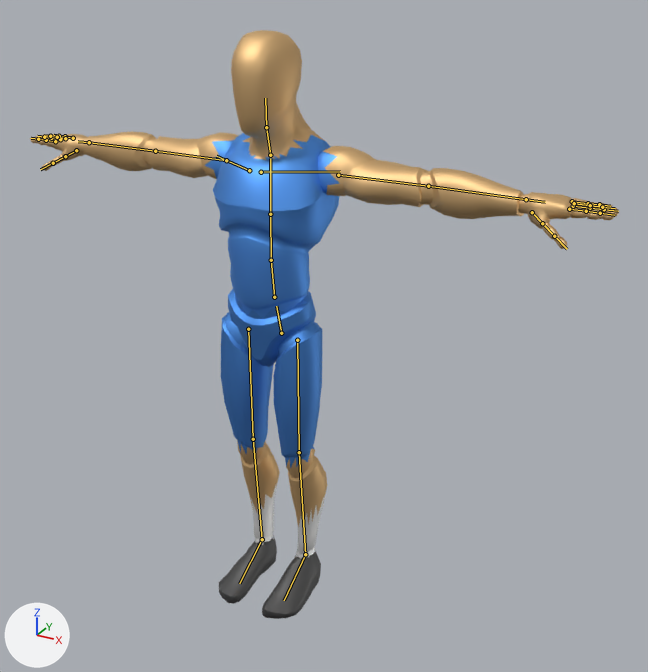
Renders of the glTF model player.glb from each side of a commit.
Before and after are seen from a 50 mm camera at (1.37, -2.17, 2.05) aimed at (0.19, -0.01, 0.97). Every picture has the same lights, and +X, +Y and +Z are marked at lower left. The older version comes first. The bones that change, and the others that lie on the model, are drawn over the model as lines.

Names of what the first picture shows: 'Mannequin'.
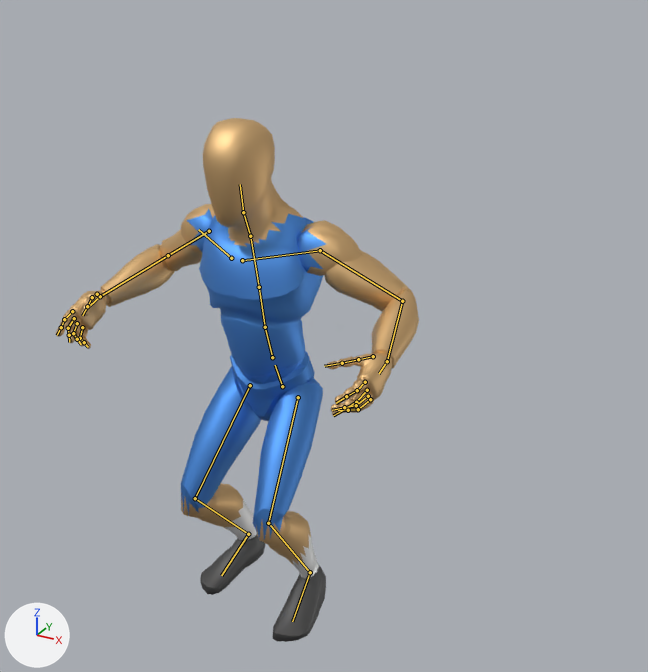
The newer file adds an action. The first version stands in its rest pose; the second is drawn at frame 0 of the action 'slide'.

Location of each change, [x1, y1, x2, y2] in pixels of the pictures (648 x 672 px):
'Mannequin', posed (38% narrower, 11% shorter)
    before: [30, 30, 619, 619]
    after: [56, 118, 419, 642]
bone 'DEF-hips', root to tip
    before: (281, 333) to (276, 306)
    after: (282, 386) to (275, 365)
bone 'DEF-spine.001', root to tip
    before: (274, 297) to (271, 260)
    after: (272, 357) to (265, 327)
bone 'DEF-spine.002', root to tip
    before: (271, 260) to (270, 214)
    after: (265, 327) to (259, 287)
bone 'DEF-spine.003', root to tip
    before: (270, 214) to (270, 158)
    after: (259, 287) to (251, 239)
bone 'DEF-neck', root to tip
    before: (270, 155) to (266, 127)
    after: (250, 236) to (243, 212)
bone 'DEF-head', root to tip
    before: (266, 127) to (265, 98)
    after: (243, 212) to (240, 184)
bone 'DEF-upper_arm.L', root to tip
    before: (338, 175) to (428, 186)
    after: (320, 250) to (402, 301)
bone 'DEF-forearm.L', root to tip
    before: (428, 186) to (526, 199)
    after: (402, 301) to (387, 361)
bone 'DEF-hand.L', root to tip
    before: (526, 199) to (545, 202)
    after: (387, 361) to (379, 373)
bone 'DEF-f_index.01.L', root to tip
    before: (569, 209) to (586, 211)
    after: (365, 382) to (357, 390)
bone 'DEF-f_index.02.L', root to tip
    before: (586, 211) to (600, 213)
    after: (357, 390) to (346, 396)
bone 'DEF-f_middle.01.L', root to tip
    before: (573, 206) to (590, 208)
    after: (367, 390) to (356, 402)
bone 'DEF-f_middle.02.L', root to tip
    before: (590, 208) to (604, 209)
    after: (356, 402) to (345, 409)
bone 'DEF-f_pinky.01.L', root to tip
    before: (572, 201) to (588, 203)
    after: (370, 399) to (358, 409)
bone 'DEF-f_pinky.02.L', root to tip
    before: (588, 203) to (599, 204)
    after: (358, 409) to (348, 410)
bone 'DEF-f_ring.01.L', root to tip
    before: (574, 203) to (590, 205)
    after: (368, 396) to (356, 405)
bone 'DEF-f_ring.02.L', root to tip
    before: (590, 205) to (602, 207)
    after: (356, 405) to (344, 407)
bone 'DEF-thumb.01.L', root to tip
    before: (532, 212) to (542, 223)
    after: (373, 356) to (358, 359)
bone 'DEF-upper_arm.R', root to tip
    before: (226, 160) to (155, 151)
    after: (209, 231) to (168, 255)
bone 'DEF-forearm.R', root to tip
    before: (155, 151) to (89, 142)
    after: (168, 255) to (100, 296)
bone 'DEF-hand.R', root to tip
    before: (89, 142) to (78, 141)
    after: (100, 296) to (90, 305)
bone 'DEF-f_index.01.R', root to tip
    before: (55, 141) to (46, 140)
    after: (72, 311) to (64, 319)
bone 'DEF-f_index.02.R', root to tip
    before: (46, 140) to (38, 139)
    after: (64, 319) to (61, 327)
bone 'DEF-f_middle.01.R', root to tip
    before: (60, 139) to (51, 138)
    after: (74, 318) to (68, 328)
bone 'DEF-f_middle.02.R', root to tip
    before: (51, 138) to (44, 137)
    after: (68, 328) to (69, 335)
bone 'DEF-f_pinky.01.R', root to tip
    before: (73, 138) to (65, 136)
    after: (82, 327) to (80, 338)
bone 'DEF-f_pinky.02.R', root to tip
    before: (65, 136) to (59, 136)
    after: (80, 338) to (84, 342)
bone 'DEF-f_ring.01.R', root to tip
    before: (65, 138) to (57, 137)
    after: (77, 323) to (73, 333)
bone 'DEF-f_ring.02.R', root to tip
    before: (57, 137) to (50, 136)
    after: (73, 333) to (77, 339)
bone 'DEF-thumb.02.R', root to tip
    before: (65, 156) to (53, 163)
    after: (92, 297) to (87, 306)
bone 'DEF-thigh.L', root to tip
    before: (297, 340) to (299, 452)
    after: (298, 397) to (268, 523)
bone 'DEF-shin.L', root to tip
    before: (299, 452) to (305, 554)
    after: (268, 523) to (310, 572)
bone 'DEF-foot.L', root to tip
    before: (305, 554) to (284, 600)
    after: (310, 572) to (292, 621)
bone 'DEF-thigh.R', root to tip
    before: (248, 329) to (253, 439)
    after: (250, 385) to (195, 498)
bone 'DEF-shin.R', root to tip
    before: (253, 439) to (262, 539)
    after: (195, 498) to (248, 534)
bone 'DEF-foot.R', root to tip
    before: (262, 539) to (239, 583)
    after: (248, 534) to (221, 575)

The edits, one by one:
Bone 'DEF-hips' (bone_def_hips) moves from (0.0, 0.0, 0.0) to (0.0, -0.184, 0.047).
Bone 'DEF-hips' (bone_def_hips) turns from (0, 0, 0) to (9, 0, 0) degrees about its own x, y and z.
Bone 'DEF-spine.001' (bone_def_spine_001) turns from (0, 0, 0) to (2, 0, 0) degrees about its own x, y and z.
Bone 'DEF-spine.002' (bone_def_spine_002) turns from (0, 0, 0) to (2, 0, 0) degrees about its own x, y and z.
Bone 'DEF-spine.003' (bone_def_spine_003) turns from (0, 0, 0) to (2, 0, 0) degrees about its own x, y and z.
Bone 'DEF-neck' (bone_def_neck) turns from (0, 0, 0) to (-3, 0, 0) degrees about its own x, y and z.
Bone 'DEF-head' (bone_def_head) turns from (0, 0, 0) to (-5, 0, 0) degrees about its own x, y and z.
Bone 'DEF-upper_arm.L' (bone_def_upper_arm_l) turns from (0, 0, 0) to (-7, -7, -33) degrees about its own x, y and z.
Bone 'DEF-forearm.L' (bone_def_forearm_l) turns from (0, 0, 0) to (83, 0, 0) degrees about its own x, y and z.
Bone 'DEF-hand.L' (bone_def_hand_l) turns from (0, 0, 0) to (22, -53, -28) degrees about its own x, y and z.
Bone 'DEF-f_index.01.L' (bone_def_f_index_01_l) turns from (0, 0, 0) to (4, -1, 7) degrees about its own x, y and z.
Bone 'DEF-f_index.02.L' (bone_def_f_index_02_l) turns from (0, 0, 0) to (16, 0, -1) degrees about its own x, y and z.
Bone 'DEF-f_middle.01.L' (bone_def_f_middle_01_l) turns from (0, 0, 0) to (14, 3, -10) degrees about its own x, y and z.
Bone 'DEF-f_middle.02.L' (bone_def_f_middle_02_l) turns from (0, 0, 0) to (22, 0, 2) degrees about its own x, y and z.
Bone 'DEF-f_pinky.01.L' (bone_def_f_pinky_01_l) turns from (0, 0, 0) to (33, 6, -18) degrees about its own x, y and z.
Bone 'DEF-f_pinky.02.L' (bone_def_f_pinky_02_l) turns from (0, 0, 0) to (39, 2, 7) degrees about its own x, y and z.
Bone 'DEF-f_ring.01.L' (bone_def_f_ring_01_l) turns from (0, 0, 0) to (31, 4, -15) degrees about its own x, y and z.
Bone 'DEF-f_ring.02.L' (bone_def_f_ring_02_l) turns from (0, 0, 0) to (32, 1, 3) degrees about its own x, y and z.
Bone 'DEF-thumb.01.L' (bone_def_thumb_01_l) turns from (0, 0, 0) to (10, 2, 7) degrees about its own x, y and z.
Bone 'DEF-upper_arm.R' (bone_def_upper_arm_r) turns from (0, 0, 0) to (-7, 7, 33) degrees about its own x, y and z.
Bone 'DEF-forearm.R' (bone_def_forearm_r) turns from (0, 0, 0) to (83, 0, 0) degrees about its own x, y and z.
Bone 'DEF-hand.R' (bone_def_hand_r) turns from (0, 0, 0) to (22, 53, 28) degrees about its own x, y and z.
Bone 'DEF-f_index.01.R' (bone_def_f_index_01_r) turns from (0, 0, 0) to (5, 1, 1) degrees about its own x, y and z.
Bone 'DEF-f_index.02.R' (bone_def_f_index_02_r) turns from (0, 0, 0) to (17, 0, 1) degrees about its own x, y and z.
Bone 'DEF-f_middle.01.R' (bone_def_f_middle_01_r) turns from (0, 0, 0) to (13, 0, 3) degrees about its own x, y and z.
Bone 'DEF-f_middle.02.R' (bone_def_f_middle_02_r) turns from (0, 0, 0) to (31, -1, -2) degrees about its own x, y and z.
Bone 'DEF-f_pinky.01.R' (bone_def_f_pinky_01_r) turns from (0, 0, 0) to (23, -5, 10) degrees about its own x, y and z.
Bone 'DEF-f_pinky.02.R' (bone_def_f_pinky_02_r) turns from (0, 0, 0) to (41, -1, -9) degrees about its own x, y and z.
Bone 'DEF-f_ring.01.R' (bone_def_f_ring_01_r) turns from (0, 0, 0) to (21, -3, 7) degrees about its own x, y and z.
Bone 'DEF-f_ring.02.R' (bone_def_f_ring_02_r) turns from (0, 0, 0) to (37, 0, -4) degrees about its own x, y and z.
Bone 'DEF-thumb.02.R' (bone_def_thumb_02_r) turns from (0, 0, 0) to (20, -1, 4) degrees about its own x, y and z.
Bone 'DEF-thigh.L' (bone_def_thigh_l) turns from (0, 0, 0) to (-55, -8, -4) degrees about its own x, y and z.
Bone 'DEF-shin.L' (bone_def_shin_l) turns from (0, 0, 0) to (76, 0, 0) degrees about its own x, y and z.
Bone 'DEF-foot.L' (bone_def_foot_l) turns from (0, 0, 0) to (-30, -2, 5) degrees about its own x, y and z.
Bone 'DEF-thigh.R' (bone_def_thigh_r) turns from (0, 0, 0) to (-48, 8, 5) degrees about its own x, y and z.
Bone 'DEF-shin.R' (bone_def_shin_r) turns from (0, 0, 0) to (76, 0, 0) degrees about its own x, y and z.
Bone 'DEF-foot.R' (bone_def_foot_r) turns from (0, 0, 0) to (-37, 2, -5) degrees about its own x, y and z.
